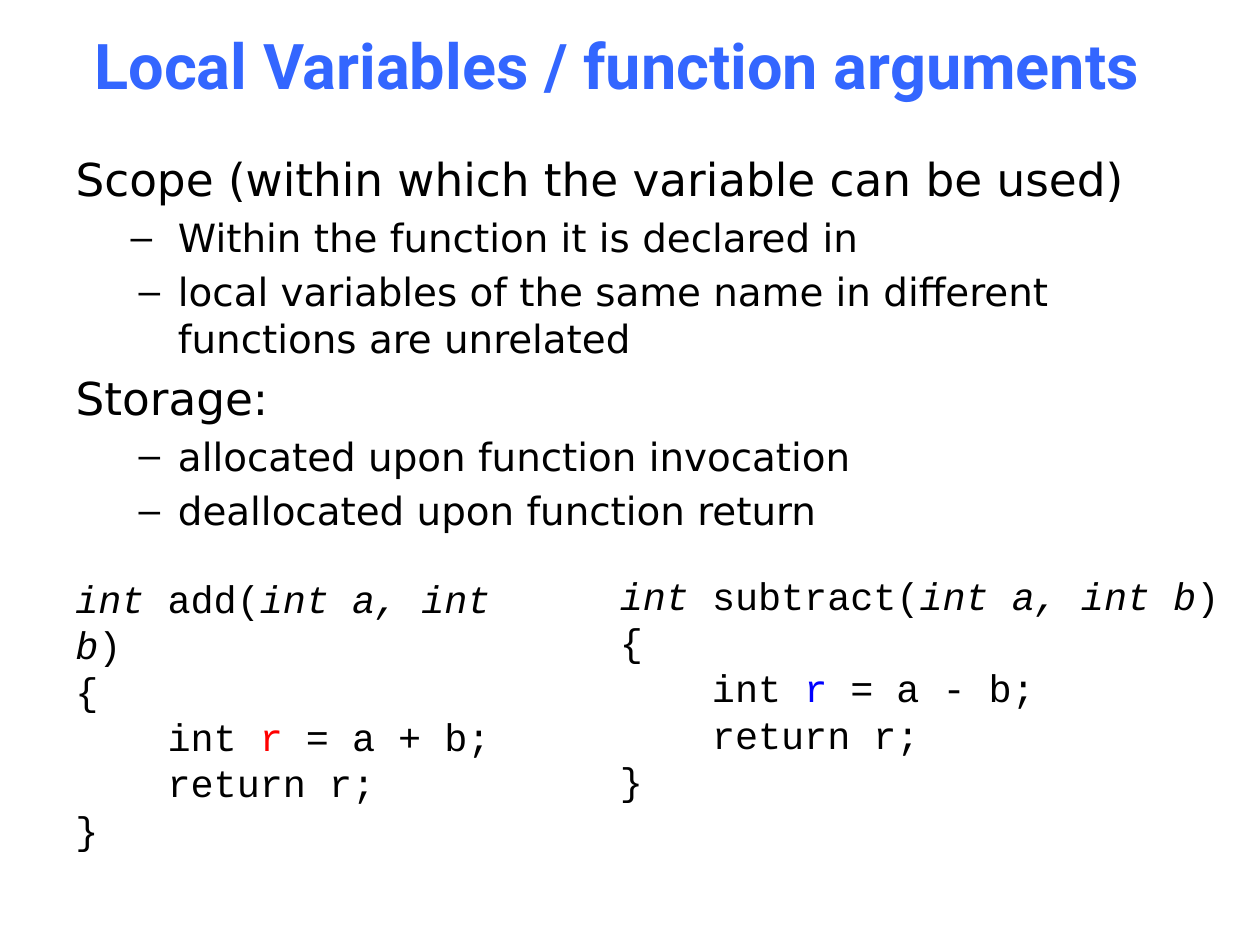
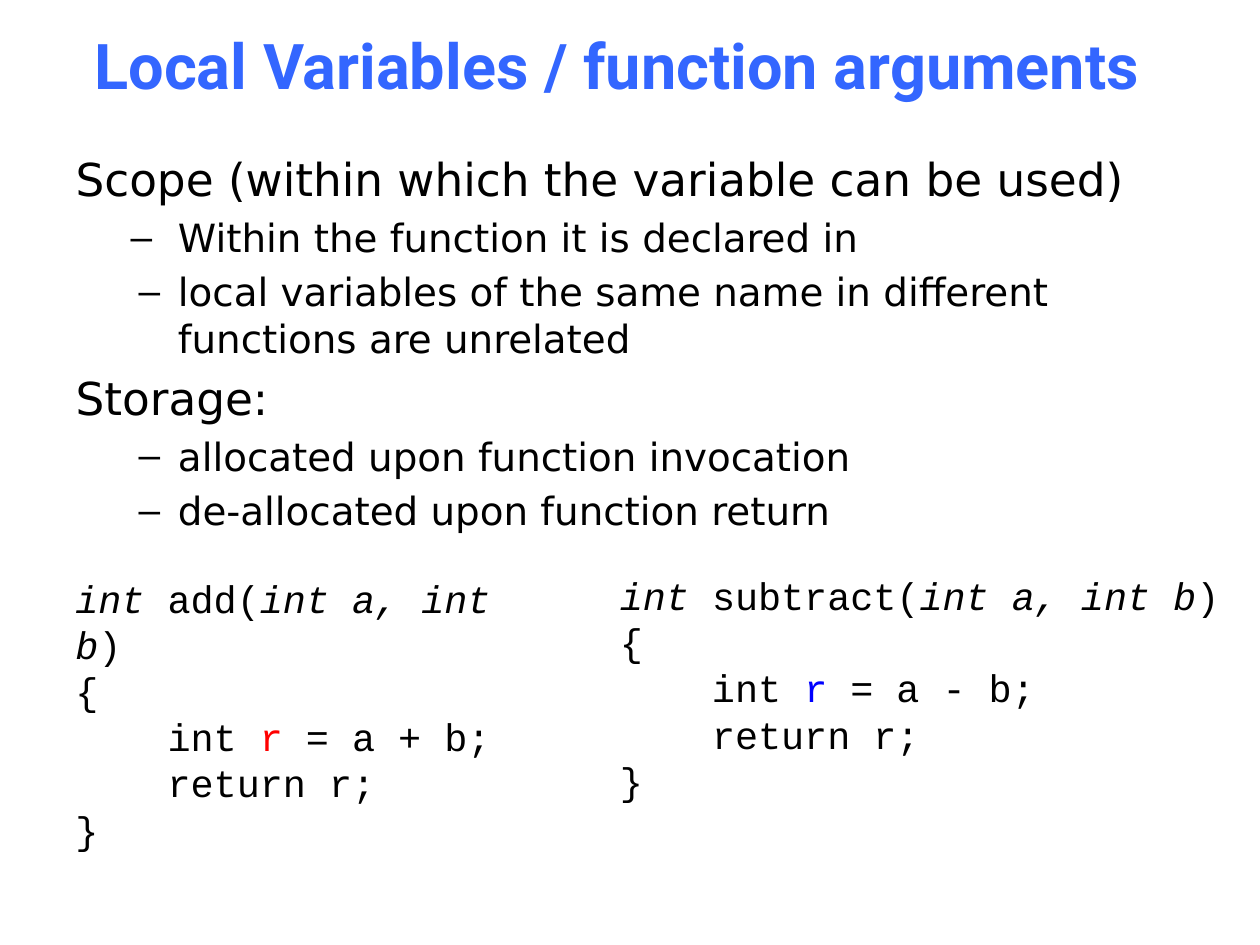
Before and after one commit to NYU-CSO/nyu-cso.github.io, a slide deck: slide 7 of notes/05-pointer_array.pptx. Drawn at 1260x945 pixels with LibreOffice and Linux fonts; fonts in the diff are those of the drawing. Boxes give left, top, right and bottom in pixels: in the first picture for what was removed or moved away, otherwise in the second. Text is boxed around its words. In the diff, an @@ line names an element or a change of style, - is before the commit and + after.

```diff
--- a/notes/05-pointer_array.pptx
+++ b/notes/05-pointer_array.pptx
@@ text at [178, 495, 830, 533]: text changed @@
-  – deallocated upon function return
+  – de-allocated upon function return
```
Also in this commit, not shown: 1 other slide changed, 1 slide added, 4 slides removed, 1 other file.
